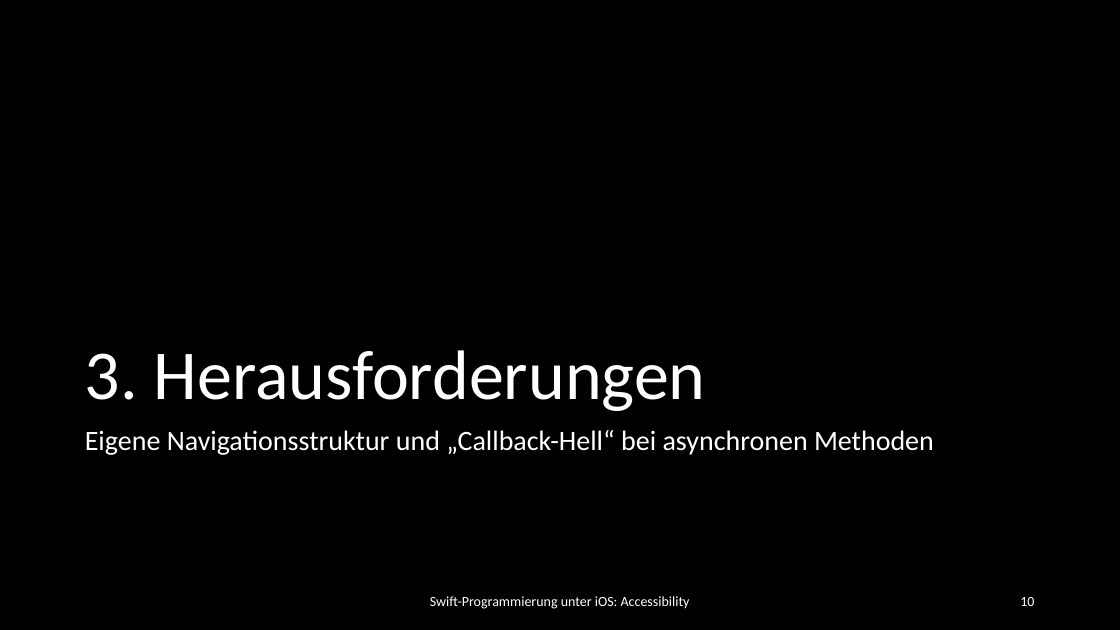
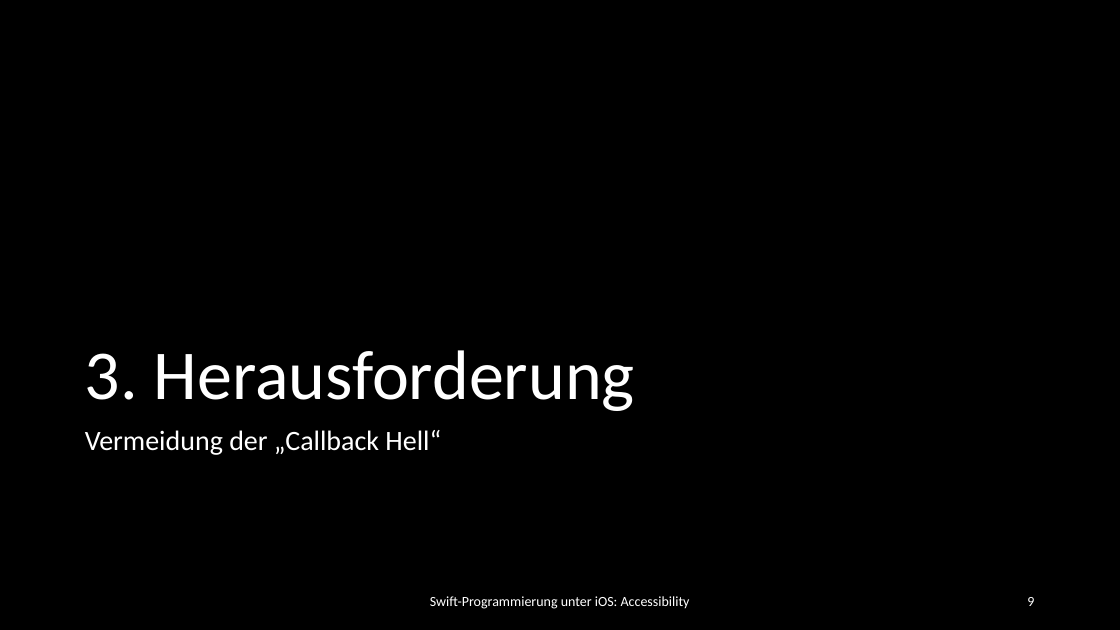
Before and after one commit to dspengler99/Quiz-With-Me, a slide deck: slide 10 of Präsentation/Quiz With Me.pptx (slide 11 before the commit). Drawn at 1120x630 pixels with LibreOffice and Linux fonts; fonts in the diff are those of the drawing; background and template pictures are left out. Boxes give left, top, right and bottom in pixels: in the first picture for what was removed or moved away, otherwise in the second. Text is boxed around its words. In the diff, an @@ line names an element or a change of style, - is before the commit and + after.

```diff
--- a/Präsentation/Quiz With Me.pptx
+++ b/Präsentation/Quiz With Me.pptx
@@ title at [85,350,635,411]: text changed @@
-3. Herausforderungen
+3. Herausforderung
@@ text at [85,430,441,455]: text changed @@
-Eigene Navigationsstruktur und „Callback-Hell“ bei asynchronen Methoden
+Vermeidung der „Callback Hell“
@@ page number at [1027,597,1034,606]: text changed @@
-10
+9
```
Also in this commit, not shown: 4 other slides changed, 5 slides removed.
